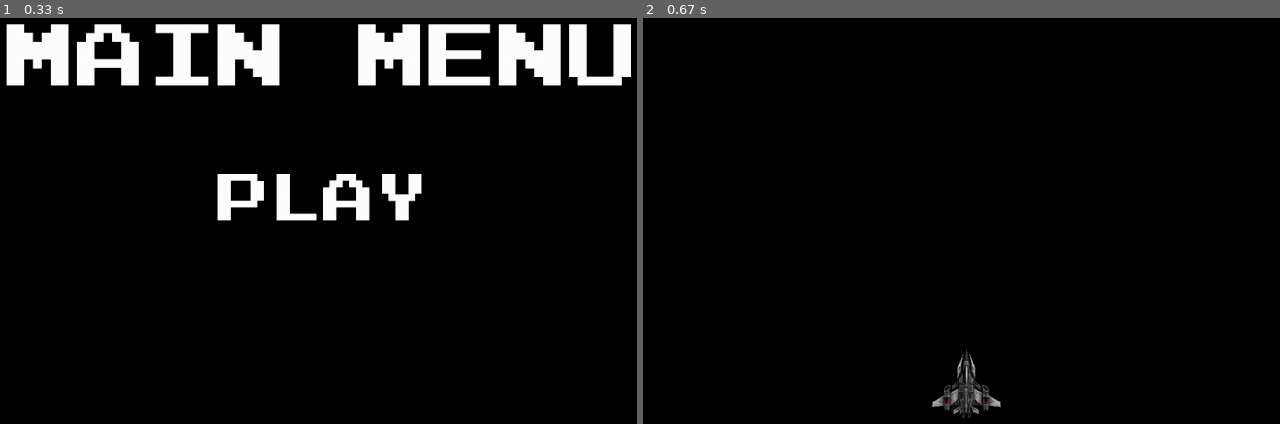
Above: before the commit, frames 1-2 (left to right).
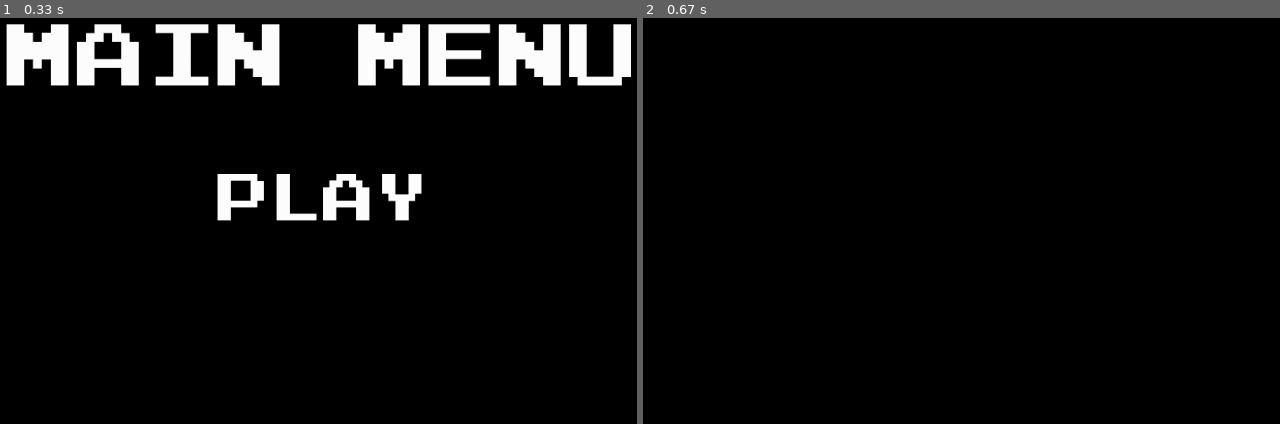
Above: after the commit, the same moments.

Repository: DemoDevv/PPP-pygame
Game: pygame game, started from main.py
The game is run twice, just before and just after one commit, with the same random seed, the same clock (stepped at 60 frames per second) and the same inputs.
Inputs:
- Up to frame 1 (0.33 s): no input
- Up to frame 2 (0.67 s): click "PLAY" at 0.38 s

Frame 1 is identical in both runs. In frame 2, 0.6% of the frame differs, in the area x 45-57%, y 81-99%.

Commit message:
V1.2.4 (ajout intro avec openCV)

Diff:
--- a/Game.py
+++ b/Game.py
@@ -23,6 +23,9 @@
 
         self.SCREEN_HEIGHT = 720
         self.SCREEN_WIDTH = 1280
+
+        self.fps_base = 60
+        self.fps = self.fps_base
 
         # on utilise le state comme une pile,
         # cela signifie que le state le plus récent est le dernier élément de la liste
--- a/State.py
+++ b/State.py
@@ -5,6 +5,7 @@
 from utils.Font import get_font
 
 import pygame
+import cv2
 
 class State(ABC):
     @abstractmethod
@@ -57,29 +58,31 @@
 class InGameMainState(GameState):
     def init(self, game):
         self.in_game_state = list() # pareil que pour le main_state, cependant celui-ci est utilisé pour les états lors du InGameState.
-        self.add_ingame_state(IntroState())
+        self.add_ingame_state(IntroState(), game)
 
     def step(self, game, dt):
-        game.main_player.speed = 0.1 * game.SCREEN_WIDTH
+        # game.main_player.speed = 0.1 * game.SCREEN_WIDTH
+
+        self.get_current_ingame_state().step(game, dt)
 
         for event in pygame.event.get():
             if event.type == pygame.QUIT:
                 game.running = False
 
-            if event.type == pygame.KEYUP and event.key in [game.actions['left'], game.actions['right']]:
-                game.main_player.dx = 0.0
+        #     if event.type == pygame.KEYUP and event.key in [game.actions['left'], game.actions['right']]:
+        #         game.main_player.dx = 0.0
 
-            if event.type == pygame.KEYDOWN and event.key == game.actions['shoot']:
-                game.main_player.shoot()
+        #     if event.type == pygame.KEYDOWN and event.key == game.actions['shoot']:
+        #         game.main_player.shoot()
 
-        game.main_player.update(dt)
+        # game.main_player.update(dt)
 
-        game.vaisseaux_group.draw(game.screen)
+        # game.vaisseaux_group.draw(game.screen)
 
-    def add_ingame_state(self, state: InGameState):
+    def add_ingame_state(self, state: InGameState, game):
         """ ajoute un state à la pile """
         self.in_game_state.append(state)
-        state.init(self)
+        state.init(game)
 
     def pop_ingame_state(self):
         """ retourne au state précédent """
@@ -100,10 +103,14 @@
 
 class IntroState(InGameState):
     def init(self, game):
-        pass
+        self.video = cv2.VideoCapture("assets/intro.mp4")
 
     def step(self, game, dt):
-        pass
+        success, video_image = self.video.read()
+        if success:
+            video_image_resize = cv2.resize(video_image, (game.SCREEN_WIDTH, game.SCREEN_HEIGHT))
+            video_surf = pygame.image.frombuffer(video_image_resize.tobytes(), video_image_resize.shape[1::-1], "RGB")
+            game.screen.blit(video_surf, (0, 0))
 
 class PlayingState(InGameState):
     def init(self, game):
--- a/main.py
+++ b/main.py
@@ -10,7 +10,7 @@
 
     game.running = True
     while game.running:
-        dt = game.clock.tick(60)
+        dt = game.clock.tick(game.fps)
         game.step(dt)
         pygame.display.update()
 
Not shown, added: assets/intro.mp4
